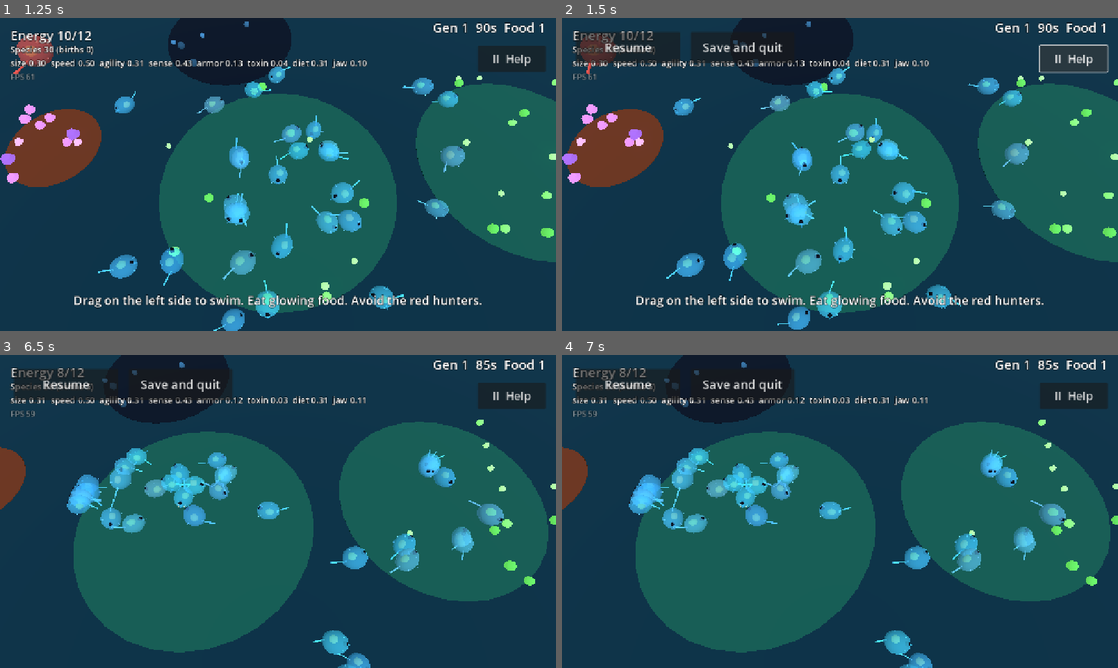
Above: before the commit, frames 1-4 (two rows, left to right).
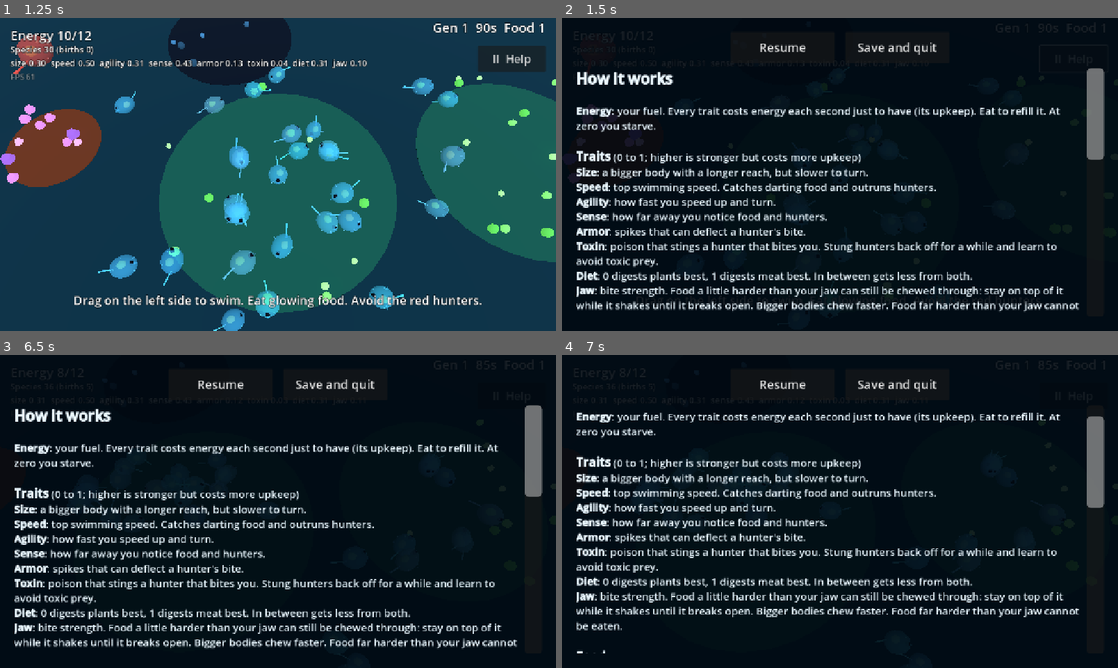
Above: after the commit, the same moments.

Repository: drag0nblad3/Sporelike-
Game: Godot game, scene res://scenes/main.tscn
The game is run twice, just before and just after one commit, with the same random seed, the same clock (stepped at 60 frames per second) and the same inputs.
Inputs (mouse positions are in pixels of both pictures, inside the frame that each line leads up to):
- Up to frame 1 (1.25 s): click "New Game" at 0.5 s
- Up to frame 2 (1.5 s): click "II Help" at 1.25 s
- Up to frame 3 (6.5 s): click "Resume" at 2 s; move the mouse to (400, 495) at 2.77 s; hold Right (ui_right) 2.78-3.5 s; click (400, 495) at 2.92 s; drag from (166, 527) to (250, 574) at 3.52 s; move the mouse to (333, 442) at 4.27 s; hold Right (ui_right) 4.28-5 s; drag from (250, 574) to (111, 464) at 5.02 s; move the mouse to (444, 558) at 5.77 s; hold Left (ui_left) from 5.78 s (still down); tap Escape (ui_cancel) at 6.4 s
- Up to frame 4 (7 s): release Left (ui_left) at 6.5 s; drag from (673, 464) to (756, 433) at 6.52 s

Frame 1 is identical in both runs. In frame 2, 96% of the frame differs, in the area x 0-100%, y 0-100%; in frame 3, 97%; in frame 4, 97%.

Commit message:
Size full-screen menus explicitly so the Help text shows
The pause menu was zero-sized: anchors were set without offsets, so the
shade never drew and the text box got no room. Full-screen controls now
use set_anchors_and_offsets_preset, and the pause menu also sizes itself
to the screen when opened. The screenshot tour now also captures the
population screen and the title screen.

Co-Authored-By: Claude Opus 5.5 <noreply@anthropic.com>
Claude-Session: https://claude.ai/code/session_01LRZhwzL1ScNEsSmFRd9Hjh

Diff:
--- a/scripts/main.gd
+++ b/scripts/main.gd
@@ -28,6 +28,7 @@
 	_start({})
 	var tour := ScreenshotTour.new()
 	tour.game = _game
+	tour.title = _title
 	add_child(tour)
 
 
--- a/scripts/screenshot_tour.gd
+++ b/scripts/screenshot_tour.gd
@@ -7,6 +7,7 @@
 const OUT_DIR := "res://build/shots"
 
 var game: Game
+var title: TitleScreen
 
 
 func _ready() -> void:
@@ -21,6 +22,12 @@
 	game.hud.pause_menu.open()
 	await _shoot("pause")
 	game.hud.pause_menu.close()
+	game.cycle.finish("time")
+	await _shoot("generation")
+	game.visible = false
+	game.hud.visible = false
+	title.open(true)
+	await _shoot("title")
 	print("shot: done")
 	get_tree().quit()
 
--- a/scripts/ui/pause_menu.gd
+++ b/scripts/ui/pause_menu.gd
@@ -12,16 +12,16 @@
 
 func _ready() -> void:
 	process_mode = Node.PROCESS_MODE_ALWAYS
-	set_anchors_preset(Control.PRESET_FULL_RECT)
+	set_anchors_and_offsets_preset(Control.PRESET_FULL_RECT)
 	visible = false
 
 	var shade := ColorRect.new()
 	shade.color = Color(0.0, 0.03, 0.06, 0.9)
-	shade.set_anchors_preset(Control.PRESET_FULL_RECT)
+	shade.set_anchors_and_offsets_preset(Control.PRESET_FULL_RECT)
 	add_child(shade)
 
 	var frame := MarginContainer.new()
-	frame.set_anchors_preset(Control.PRESET_FULL_RECT)
+	frame.set_anchors_and_offsets_preset(Control.PRESET_FULL_RECT)
 	for side in ["left", "right", "top", "bottom"]:
 		frame.add_theme_constant_override("margin_" + side, MARGIN)
 	add_child(frame)
@@ -66,6 +66,10 @@
 	if visible or get_tree().paused:
 		return
 	get_tree().paused = true
+	# Fill the screen explicitly: anchors alone left this menu zero-sized
+	# on device, which hid the shade and squashed the text to nothing.
+	position = Vector2.ZERO
+	size = get_viewport_rect().size
 	visible = true
 
 
--- a/scripts/ui/population_screen.gd
+++ b/scripts/ui/population_screen.gd
@@ -15,12 +15,12 @@
 
 func _ready() -> void:
 	process_mode = Node.PROCESS_MODE_ALWAYS
-	set_anchors_preset(Control.PRESET_FULL_RECT)
+	set_anchors_and_offsets_preset(Control.PRESET_FULL_RECT)
 	visible = false
 
 	var shade := ColorRect.new()
 	shade.color = Color(0.0, 0.03, 0.06, 0.85)
-	shade.set_anchors_preset(Control.PRESET_FULL_RECT)
+	shade.set_anchors_and_offsets_preset(Control.PRESET_FULL_RECT)
 	add_child(shade)
 
 	_box = VBoxContainer.new()
--- a/scripts/ui/title_screen.gd
+++ b/scripts/ui/title_screen.gd
@@ -15,11 +15,11 @@
 func _ready() -> void:
 	var shade := ColorRect.new()
 	shade.color = Color(0.02, 0.08, 0.14)
-	shade.set_anchors_preset(Control.PRESET_FULL_RECT)
+	shade.set_anchors_and_offsets_preset(Control.PRESET_FULL_RECT)
 	add_child(shade)
 
 	var column := VBoxContainer.new()
-	column.set_anchors_preset(Control.PRESET_CENTER)
+	column.set_anchors_and_offsets_preset(Control.PRESET_CENTER)
 	column.grow_horizontal = Control.GROW_DIRECTION_BOTH
 	column.grow_vertical = Control.GROW_DIRECTION_BOTH
 	column.alignment = BoxContainer.ALIGNMENT_CENTER
--- a/scripts/ui/virtual_joystick.gd
+++ b/scripts/ui/virtual_joystick.gd
@@ -17,7 +17,7 @@
 
 
 func _ready() -> void:
-	set_anchors_preset(Control.PRESET_FULL_RECT)
+	set_anchors_and_offsets_preset(Control.PRESET_FULL_RECT)
 	mouse_filter = Control.MOUSE_FILTER_IGNORE
 
 
